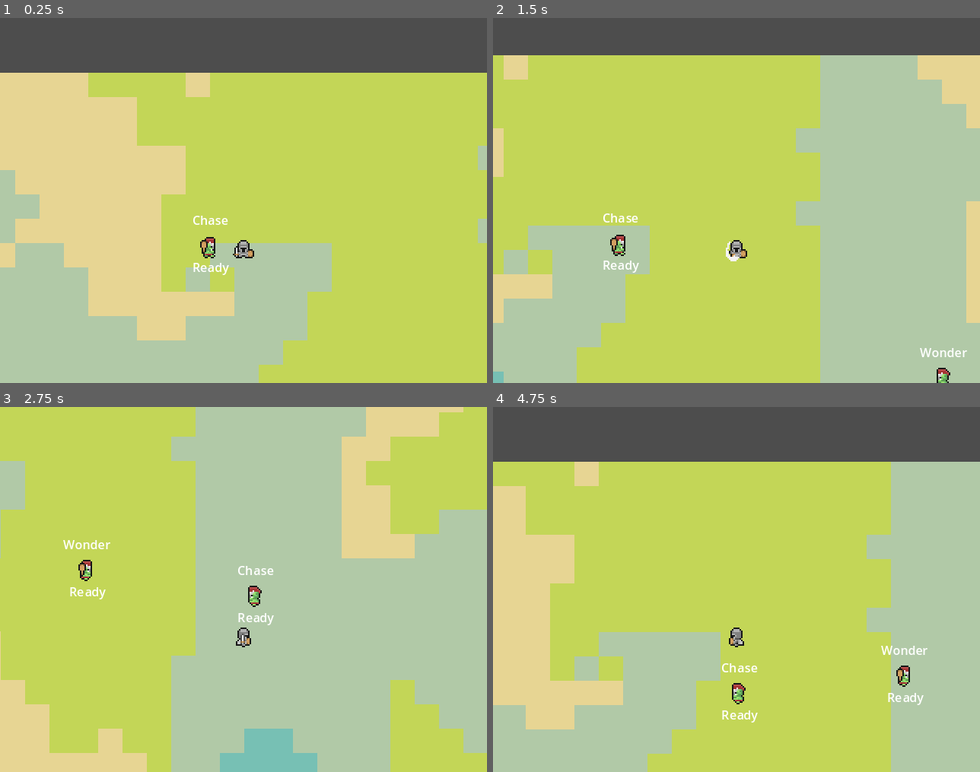
Above: before the commit, frames 1-4 (two rows, left to right).
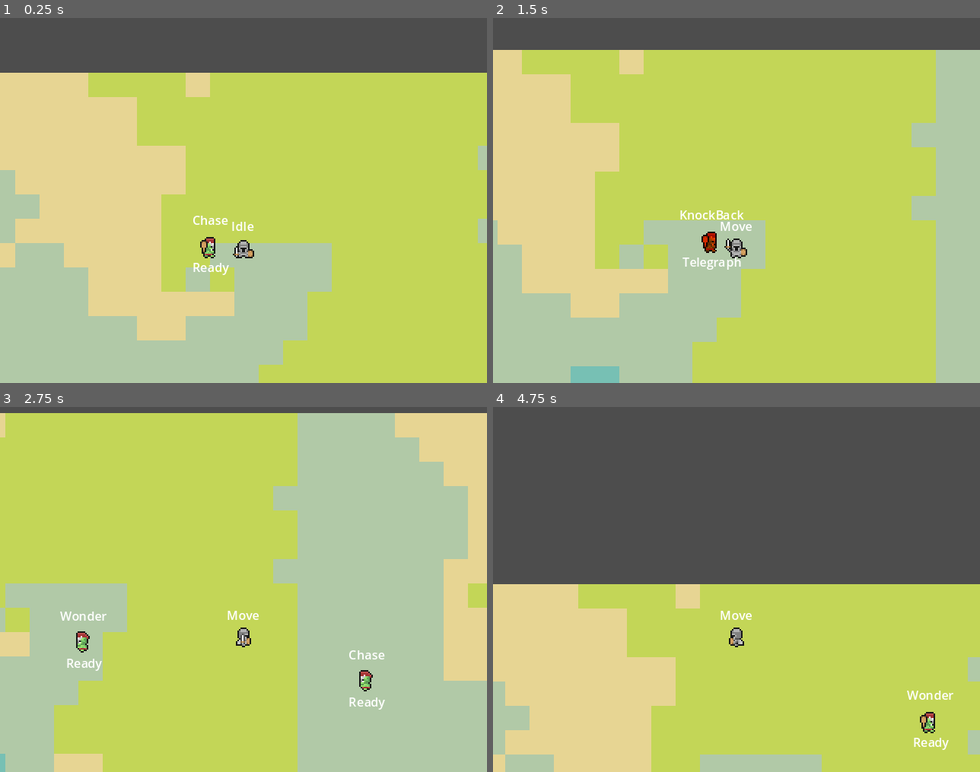
Above: after the commit, the same moments.

Repository: dmitriy-shmilo/GBIC23
Game: Godot game, scene res://main.tscn
Same seed, same stepped clock (60 frames per second), same inputs: the game is played once before the commit and once after it.
Inputs:
- Up to frame 1 (0.25 s): no input
- Up to frame 2 (1.5 s): hold D (move_right) 0.53-1.28 s; tap Space (attack) at 0.6, 1.35 s; hold S (move_down) from 1.28 s (still down)
- Up to frame 3 (2.75 s): release S (move_down) at 2.03 s; hold D (move_right) from 2.03 s (still down); tap Space (attack) at 2.1 s
- Up to frame 4 (4.75 s): release D (move_right) at 2.78 s; hold W (move_up) 2.78-3.53 s; tap Space (attack) at 2.85, 3.6, 4.35 s; hold A (move_left) from 3.53 s (still down)

The runs differ from the first frame. In frame 1, less than 0.1% of the frame differs, in the area x 47-53%, y 55-59%; in frame 2, 50%; in frame 3, 51%; in frame 4, 57%, in the area x 0-100%, y 15-100%.

Commit message:
Setup knockback. Update player state animations.

Diff:
--- a/base/gui/state_label.tscn
+++ b/base/gui/state_label.tscn
@@ -3,4 +3,7 @@
 [ext_resource type="Script" path="res://base/gui/state_label.gd" id="1_e7drg"]
 
 [node name="StateLabel" type="Label"]
+offset_right = 1.0
+offset_bottom = 12.0
+theme_override_font_sizes/font_size = 8
 script = ExtResource("1_e7drg")
--- a/enemy/enemy.tscn
+++ b/enemy/enemy.tscn
@@ -94,6 +94,8 @@
 [node name="HitBox" type="Area2D" parent="."]
 collision_layer = 4
 collision_mask = 0
+monitoring = false
+monitorable = false
 script = ExtResource("7_em3gh")
 damage = 1.0
 
@@ -113,12 +115,13 @@
 aggro_area = NodePath("../../AggroArea")
 time_to_wonder = 1.5
 
-[node name="KnockBack" type="Node" parent="MovementMachine" node_paths=PackedStringArray("hurt_box", "body", "vitals", "aggro_area", "own_hit_box")]
+[node name="KnockBack" type="Node" parent="MovementMachine" node_paths=PackedStringArray("aggro_area", "hurt_box", "body", "vitals", "movement", "own_hit_box")]
 script = ExtResource("6_28jua")
+aggro_area = NodePath("../../AggroArea")
 hurt_box = NodePath("../../HurtBox")
 body = NodePath("../..")
 vitals = NodePath("../../VitalsComponent")
-aggro_area = NodePath("../../AggroArea")
+movement = NodePath("../../MovementComponent")
 own_hit_box = NodePath("../../HitBox")
 
 [node name="Chase" type="Node" parent="MovementMachine" node_paths=PackedStringArray("aggro_area", "body", "movement")]
@@ -144,7 +147,7 @@
 
 [node name="Telegraph" type="Node" parent="AttackMachine" node_paths=PackedStringArray("sprite")]
 script = ExtResource("12_xjak5")
-telegraph_time = 0.2
+telegraph_time = 0.3
 sprite = NodePath("../../BodySprite")
 
 [node name="Attack" type="Node" parent="AttackMachine" node_paths=PackedStringArray("hit_box")]
--- a/player/player.gd
+++ b/player/player.gd
@@ -19,13 +19,17 @@
 		"Attack":
 			_animation_root = "attack"
 		"Ready":
-			_animation_root = _movement_machine.current_state.name.to_lower()
+			match _movement_machine.current_state.name:
+				"Idle", "KnockBack":
+					_animation_root = "idle"
+				"Move":
+					_animation_root = "move"
 	_play_animation()
 
 
 func _on_state_machine_transitioned(state_name) -> void:
 	match state_name:
-		"Idle":
+		"Idle", "KnockBack":
 			_animation_root = "idle"
 		"Move":
 			_animation_root = "move"
--- a/player/player.tscn
+++ b/player/player.tscn
@@ -7,8 +7,11 @@
 [ext_resource type="Script" path="res://player/state/player_state_move.gd" id="5_b3qoq"]
 [ext_resource type="Script" path="res://base/components/movement_component.gd" id="6_7oms2"]
 [ext_resource type="Script" path="res://player/state/player_state_attack_ready.gd" id="6_cxw04"]
+[ext_resource type="Script" path="res://player/state/player_state_knocked_back.gd" id="6_ni6g4"]
 [ext_resource type="Script" path="res://player/state/player_state_attacking.gd" id="7_sinek"]
 [ext_resource type="Script" path="res://base/hazard.gd" id="9_78mq6"]
+[ext_resource type="Script" path="res://base/components/vitals_component.gd" id="9_iw2ky"]
+[ext_resource type="PackedScene" uid="uid://d06ni5uesoo2n" path="res://base/gui/state_label.tscn" id="12_xi5ew"]
 
 [sub_resource type="CircleShape2D" id="CircleShape2D_dnrgw"]
 radius = 5.09902
@@ -16,6 +19,8 @@
 [sub_resource type="CapsuleShape2D" id="CapsuleShape2D_g1oqg"]
 radius = 5.0
 height = 20.0
+
+[sub_resource type="CircleShape2D" id="CircleShape2D_fsh7a"]
 
 [node name="Player" type="CharacterBody2D"]
 collision_mask = 8
@@ -48,6 +53,14 @@
 body = NodePath("../..")
 movement = NodePath("../../MovementComponent")
 
+[node name="KnockBack" type="Node" parent="MovementMachine" node_paths=PackedStringArray("hurt_box", "body", "vitals", "movement", "own_hit_box")]
+script = ExtResource("6_ni6g4")
+hurt_box = NodePath("../../HurtBox")
+body = NodePath("../..")
+vitals = NodePath("../../VitalsComponent")
+movement = NodePath("../../MovementComponent")
+own_hit_box = NodePath("../../HitBox")
+
 [node name="AttackMachine" type="Node" parent="." node_paths=PackedStringArray("initial_state")]
 script = ExtResource("3_1gawu")
 initial_state = NodePath("Ready")
@@ -66,6 +79,10 @@
 acceleration = 750.0
 decelration = 1200.0
 
+[node name="VitalsComponent" type="Node" parent="."]
+script = ExtResource("9_iw2ky")
+needs_food = true
+
 [node name="HitBox" type="Area2D" parent="."]
 rotation = 1.5708
 collision_layer = 4
@@ -80,6 +97,22 @@
 rotation = -1.5708
 shape = SubResource("CapsuleShape2D_g1oqg")
 
+[node name="HurtBox" type="Area2D" parent="."]
+collision_layer = 0
+collision_mask = 4
+monitorable = false
+
+[node name="CollisionShape2D" type="CollisionShape2D" parent="HurtBox"]
+shape = SubResource("CircleShape2D_fsh7a")
+
+[node name="StateLabel" parent="." node_paths=PackedStringArray("state_machine") instance=ExtResource("12_xi5ew")]
+offset_left = -46.0
+offset_top = -21.0
+offset_right = 46.0
+offset_bottom = -6.0
+horizontal_alignment = 1
+state_machine = NodePath("../MovementMachine")
+
 [connection signal="transitioned" from="MovementMachine" to="." method="_on_state_machine_transitioned"]
 [connection signal="direction_changed" from="MovementMachine/Move" to="." method="_on_move_direction_changed"]
 [connection signal="transitioned" from="AttackMachine" to="." method="_on_attack_machine_transitioned"]
Not shown: 1 places in player/player.tscn that only renumber resources
